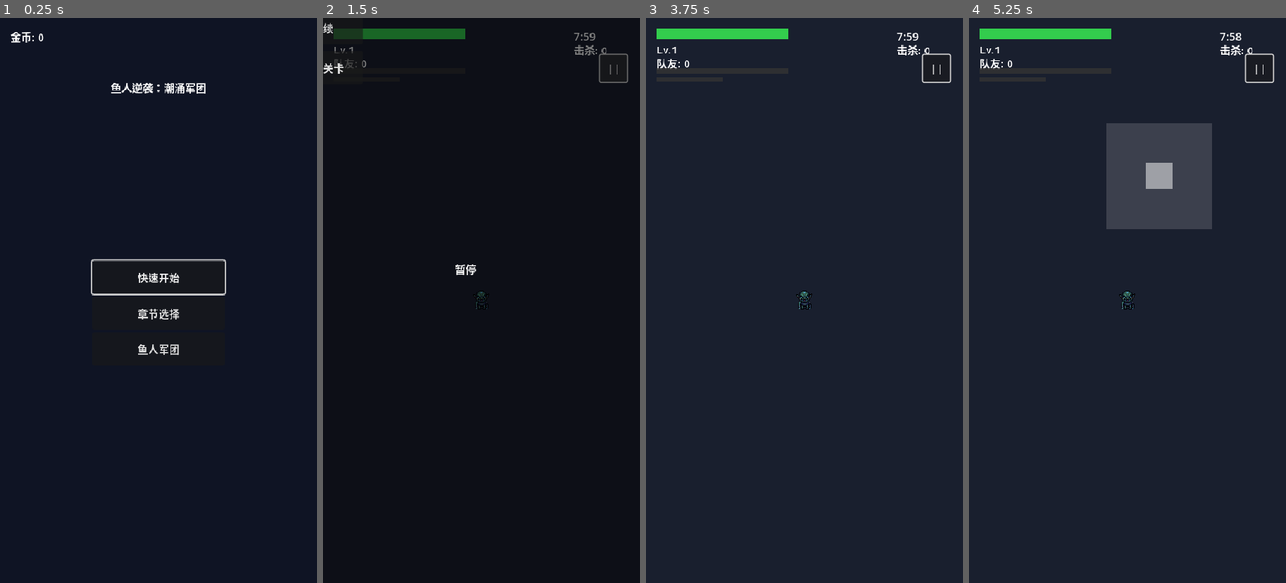
Above: before the commit, frames 1-4 (left to right).
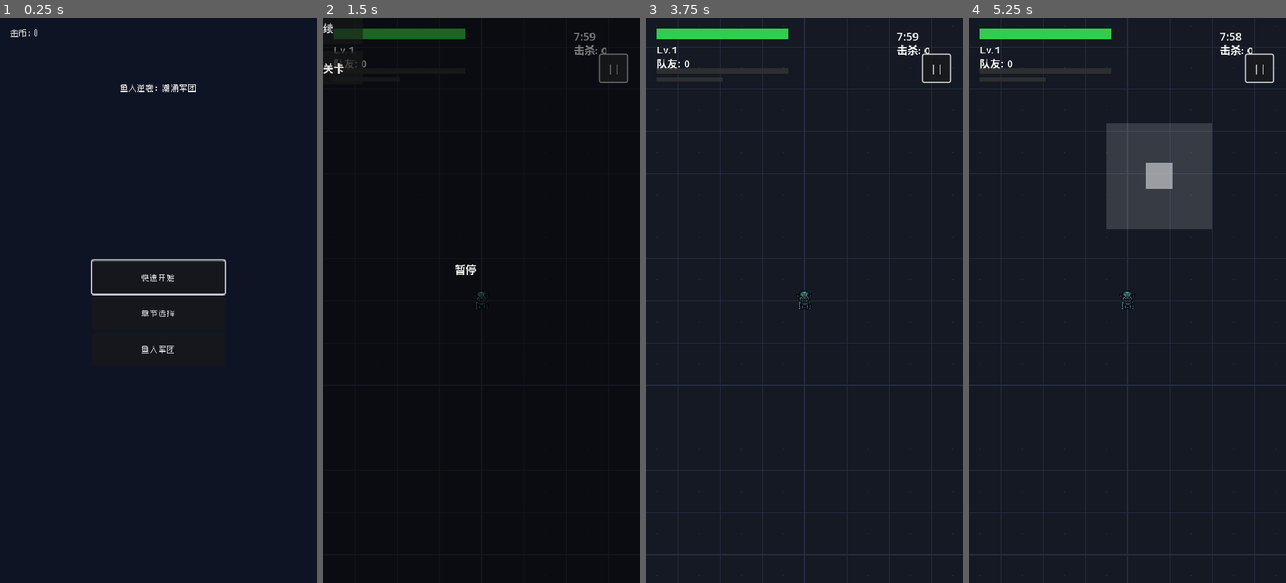
Above: after the commit, the same moments.

Repository: rare1fy/awooa-epic
Game: Godot game, scene res://scenes/main_menu/main_menu.tscn
Two runs of this game, one before a commit and one after it. Both use one fixed random seed, a clock stepped at 60 frames per second and the inputs below.
Inputs (mouse positions are in pixels of both pictures, inside the frame that each line leads up to):
- Up to frame 1 (0.25 s): no input
- Up to frame 2 (1.5 s): click "快速开始" at 0.5 s; click "||" at 1.25 s
- Up to frame 3 (3.75 s): click "||" at 2 s; click "||" at 2.75 s; tap Enter at 3.5 s; move the mouse to (874, 272) at 3.52 s; click (874, 272) at 3.67 s
- Up to frame 4 (5.25 s): tap Space at 4.25 s; drag from (1064, 328) to (1111, 413) at 4.27 s; tap Enter at 5 s; move the mouse to (1159, 176) at 5.02 s; click (1159, 176) at 5.17 s

The runs differ from the first frame. In frame 1, 0.9% of the frame differs, in the area x 3-65%, y 2-60%; in frame 2, less than 0.1%; in frame 3, less than 0.1%; in frame 4, less than 0.1%.

Commit message:
fix: add grid ground, zpix pixel font for Chinese, fix web deploy

Diff:
--- a/common/autoload/game_manager.gd
+++ b/common/autoload/game_manager.gd
@@ -26,6 +26,24 @@
 
 ## 角色详情页用
 var viewing_character_id: StringName = &""
+
+## 全局字体
+var _pixel_font: Font = null
+
+
+func _ready() -> void:
+	_setup_global_font()
+
+
+func _setup_global_font() -> void:
+	# 加载像素字体并设置为全局默认
+	_pixel_font = load("res://assets/fonts/zpix.ttf") as Font
+	if _pixel_font:
+		var theme := Theme.new()
+		theme.default_font = _pixel_font
+		theme.default_font_size = 12
+		# 设置为全局 Theme
+		get_tree().root.theme = theme
 
 
 func change_state(new_state: GameState) -> void:
--- a/scenes/battle/battle.gd
+++ b/scenes/battle/battle.gd
@@ -74,6 +74,7 @@
 
 
 func _ready() -> void:
+	_setup_ground()
 	_load_stage_config()
 	spawn_timer.timeout.connect(_on_spawn_timer_timeout)
 	spawn_timer.wait_time = 1.5
@@ -81,6 +82,13 @@
 	_setup_player()
 	_setup_joystick()
 	_setup_hud()
+
+
+func _setup_ground() -> void:
+	var ground := BattleGround.new()
+	ground.name = "Ground"
+	add_child(ground)
+	move_child(ground, 0)  # 确保在最底层
 
 
 func _load_stage_config() -> void:
--- /dev/null
+++ b/scenes/battle/battle_ground.gd
@@ -0,0 +1,52 @@
+class_name BattleGround
+extends Node2D
+## 战斗场景地面背景
+## 生成网格纹理，让玩家能感知移动
+
+@export var grid_size: int = 64  ## 网格间距（像素）
+@export var grid_color: Color = Color(0.15, 0.18, 0.25, 1.0)  ## 网格线颜色
+@export var bg_color: Color = Color(0.08, 0.1, 0.14, 1.0)  ## 背景色
+@export var map_size: Vector2 = Vector2(4000, 4000)  ## 地图总大小
+
+var _texture: ImageTexture
+
+
+func _ready() -> void:
+	_generate_ground_texture()
+
+
+func _generate_ground_texture() -> void:
+	# 生成一个 tile 大小的纹理，然后用 TextureRect 平铺
+	var tile_size: int = grid_size * 4  # 256px tile
+	var img := Image.create(tile_size, tile_size, false, Image.FORMAT_RGBA8)
+
+	# 填充背景
+	img.fill(bg_color)
+
+	# 画网格线
+	var line_color := grid_color
+	for y: int in tile_size:
+		for x: int in tile_size:
+			# 主网格线（每 grid_size 像素）
+			if x % grid_size == 0 or y % grid_size == 0:
+				img.set_pixel(x, y, line_color)
+			# 中心十字（每 tile 中心加亮点）
+			if x % grid_size == grid_size / 2 and y % grid_size == grid_size / 2:
+				img.set_pixel(x, y, Color(0.2, 0.25, 0.35, 1.0))
+
+	_texture = ImageTexture.create_from_image(img)
+
+	# 用多个 Sprite2D 平铺覆盖地图
+	var tiles_x: int = ceili(map_size.x / tile_size) + 2
+	var tiles_y: int = ceili(map_size.y / tile_size) + 2
+	var offset_x: float = -(tiles_x * tile_size) / 2.0
+	var offset_y: float = -(tiles_y * tile_size) / 2.0
+
+	for ty: int in tiles_y:
+		for tx: int in tiles_x:
+			var spr := Sprite2D.new()
+			spr.texture = _texture
+			spr.centered = false
+			spr.position = Vector2(offset_x + tx * tile_size, offset_y + ty * tile_size)
+			spr.z_index = -100
+			add_child(spr)
Binary file added: assets/fonts/zpix.ttf
Not shown, added: assets/fonts/zpix.ttf.import
Not shown, added: assets/player/frames/walk_north_0.png.import
Not shown, added: assets/player/frames/walk_north_1.png.import
Not shown, added: assets/player/frames/walk_north_2.png.import
Not shown, added: assets/player/frames/walk_north_3.png.import
Not shown, added: assets/player/frames/walk_north_4.png.import
Not shown, added: assets/player/frames/walk_north_5.png.import
Not shown, added: assets/player/frames/walk_south_0.png.import
Not shown, added: assets/player/frames/walk_south_1.png.import
Not shown, added: assets/player/frames/walk_south_2.png.import
Not shown, added: assets/player/frames/walk_south_3.png.import
(and 11 more such lines)
